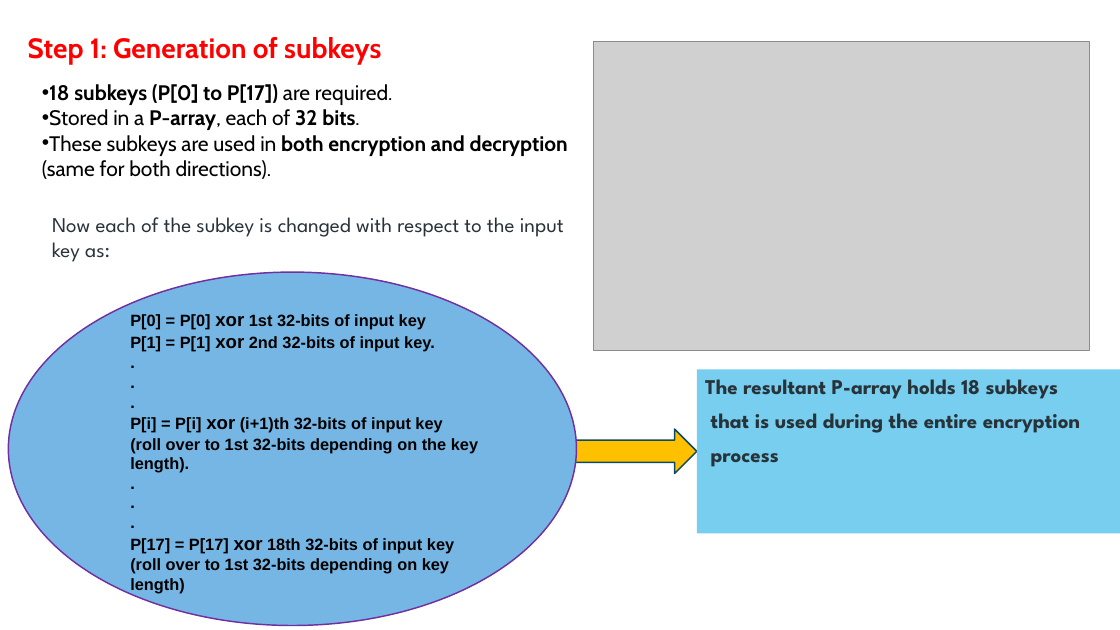
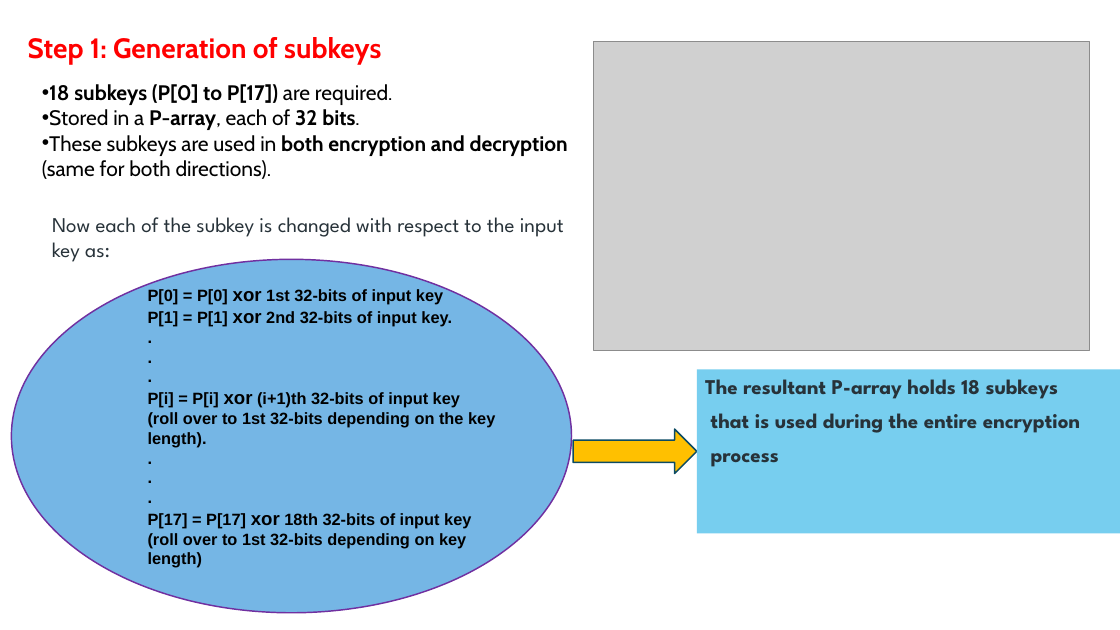
Before and after one commit to Anuragparashar01/aes, a slide deck: slide 6 of Anurag11.pptx. Drawn at 1120x630 pixels with LibreOffice and Linux fonts; fonts in the diff are those of the drawing; grey boxes stand for pictures. Boxes give left, top, right and bottom in pixels: in the first picture for what was removed or moved away, otherwise in the second. Text is boxed around its words. In the diff, an @@ line names an element or a change of style, - is before the commit and + after.

```diff
--- a/Anurag11.pptx
+++ b/Anurag11.pptx
@@ ellipse: place and size @@
-ellipse at (8, 272, 576, 626)
+ellipse at (12, 260, 572, 613)
@@ text "P[0] = P[0] xor 1st ...": place and size @@
-text "P[0] = P[0] xor 1st ..." at (130, 314, 478, 593)
+text "P[0] = P[0] xor 1st ..." at (148, 287, 495, 568)
```
Also in this commit, not shown: 9 other slides changed, 3 slides removed.
